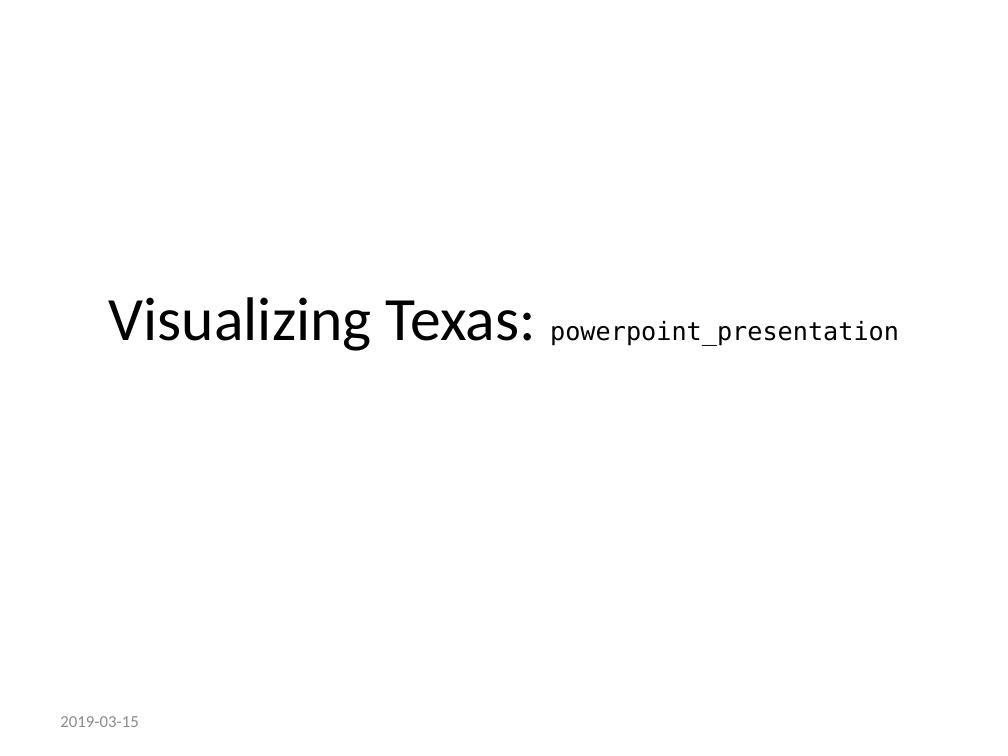
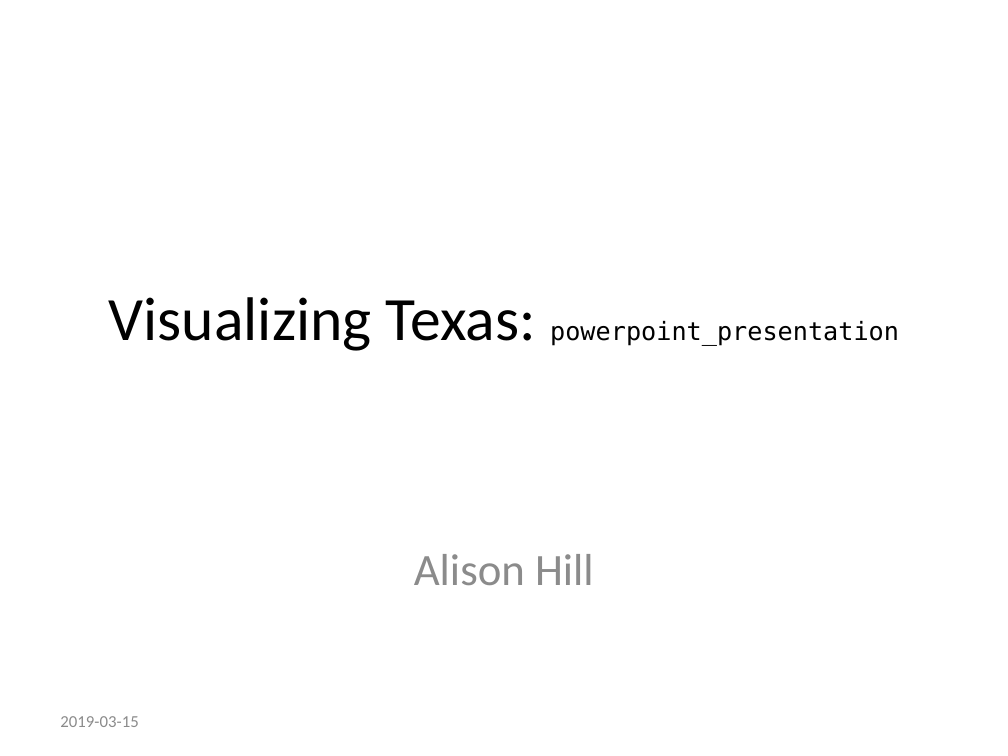
Before and after one commit to apreshill/rmd-render-factory, a slide deck: slide 1 of gallery/outputs/slides/powerpoint_presentation.pptx. Drawn at 1008x756 pixels with LibreOffice and Linux fonts; fonts in the diff are those of the drawing. Boxes give left, top, right and bottom in pixels: in the first picture for what was removed or moved away, otherwise in the second. Text is boxed around its words. In the diff, an @@ line names an element or a change of style, - is before the commit and + after.

```diff
--- a/gallery/outputs/slides/powerpoint_presentation.pptx
+++ b/gallery/outputs/slides/powerpoint_presentation.pptx
@@ subtitle added at box(414, 554, 594, 585), 32 pt, text #8C8C8C @@
+Alison Hill
```
Also in this commit, not shown: 41 other files.
